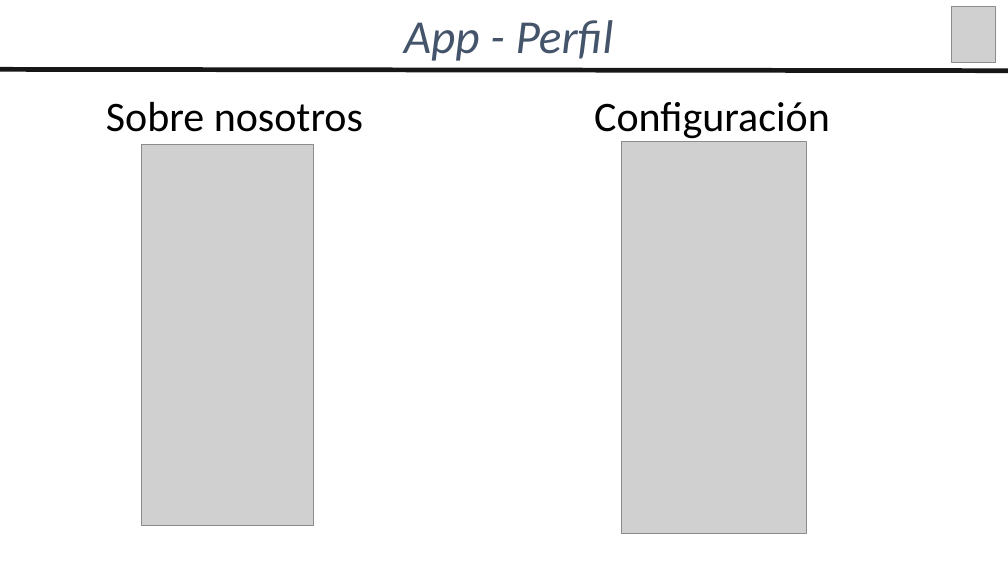
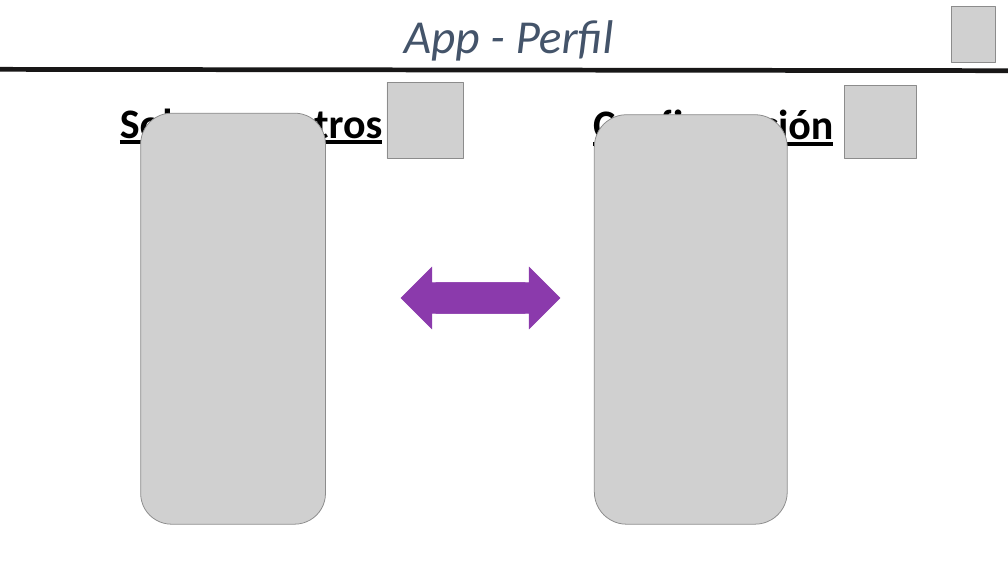
Before and after one commit to agchivite/Wewiza, a slide deck: slide 16 of 02_Documentacion/Presentacion_Wewiza.pptx. Drawn at 1008x567 pixels with LibreOffice and Linux fonts; fonts in the diff are those of the drawing; grey boxes stand for pictures. Boxes give left, top, right and bottom in pixels: in the first picture for what was removed or moved away, otherwise in the second. Text is boxed around its words. In the diff, an @@ line names an element or a change of style, - is before the commit and + after.

```diff
--- a/02_Documentacion/Presentacion_Wewiza.pptx
+++ b/02_Documentacion/Presentacion_Wewiza.pptx
@@ picture added at bbox=[387, 82, 464, 159] @@
@@ picture added at bbox=[845, 85, 917, 158] @@
@@ text "Sobre nosotros" at bbox=[120, 103, 383, 148]: bold on, underline on @@
@@ text "Sobre nosotros": place and size @@
-text "Sobre nosotros" at bbox=[106, 102, 363, 132]
+text "Sobre nosotros" at bbox=[120, 103, 383, 148]
@@ picture: place and size @@
-picture at bbox=[142, 144, 314, 526]
+picture at bbox=[141, 113, 326, 525]
@@ text "Configuración" at bbox=[593, 105, 833, 150]: bold on, underline on @@
@@ picture: place and size @@
-picture at bbox=[622, 141, 807, 534]
+picture at bbox=[594, 115, 787, 525]
@@ right arrow added at bbox=[402, 268, 525, 328], fill #8B3AAC, outline #8B3AAC 1 pt @@
@@ right arrow added at bbox=[436, 268, 560, 328], fill #8B3AAC, outline #8B3AAC 1 pt @@
```
Also in this commit, not shown: 8 other slides changed, 3 other files.
